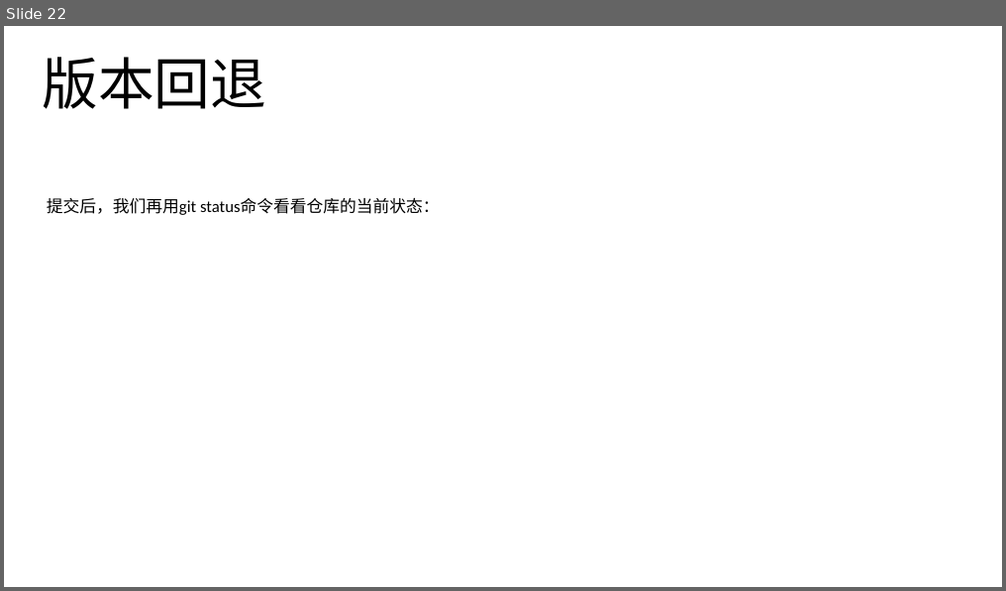
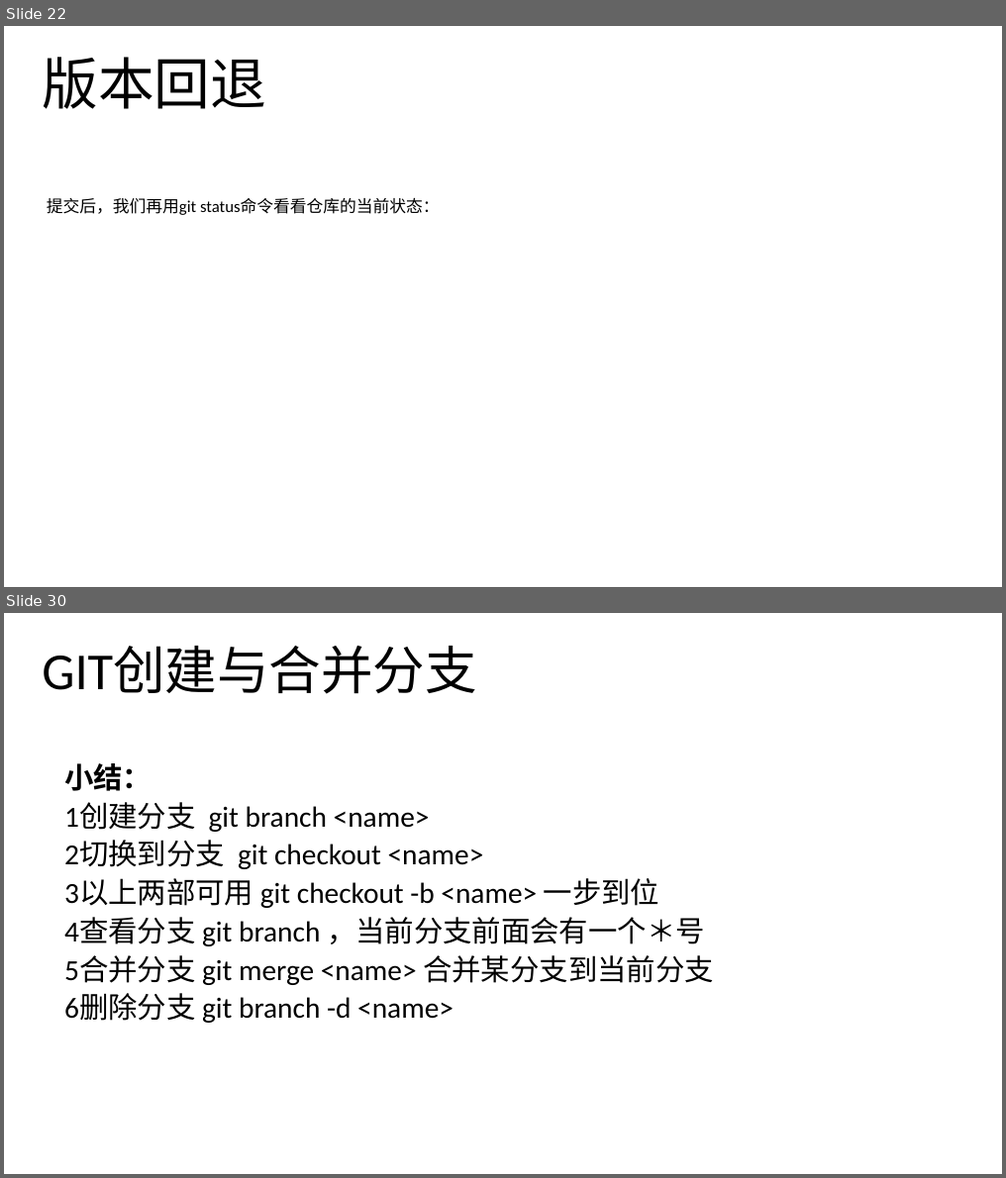
Before and after one commit to noprom/shandong, a slide deck: doc/ppt/helin.pptx. Shown one above the other, each under a label of ours: slide 22 before the commit, slides 22 and 30 after it; the slides between them are not shown. The pictures are 1006x591 and 1006x1178 pixels, drawn with LibreOffice and Linux fonts; fonts in the diff are those of the drawing. Boxes give left, top, right and bottom in pixels: in the first picture for what was removed or moved away, otherwise in the second. Text is boxed around its words. In the diff, an @@ line names an element or a change of style, - is before the commit and + after.

```diff
--- a/doc/ppt/helin.pptx
+++ b/doc/ppt/helin.pptx
@@ slide 30 added at [4, 613, 1002, 1174], background #FFFFFF @@
@@ text added at [42, 646, 477, 694], 50 pt, text #000000 @@
+GIT创建与合并分支
@@ text added at [64, 763, 714, 1023], 28 pt, text #000000 @@
+小结：
+1创建分支 git branch <name>
+2切换到分支 git checkout <name>
+3以上两部可用 git checkout -b <name> 一步到位
+4查看分支 git branch ，当前分支前面会有一个＊号
+5合并分支 git merge <name> 合并某分支到当前分支
+6删除分支 git branch -d <name>
```
Also in this commit, not shown: 1 slide changed, 7 other slides added, 1 other file.
